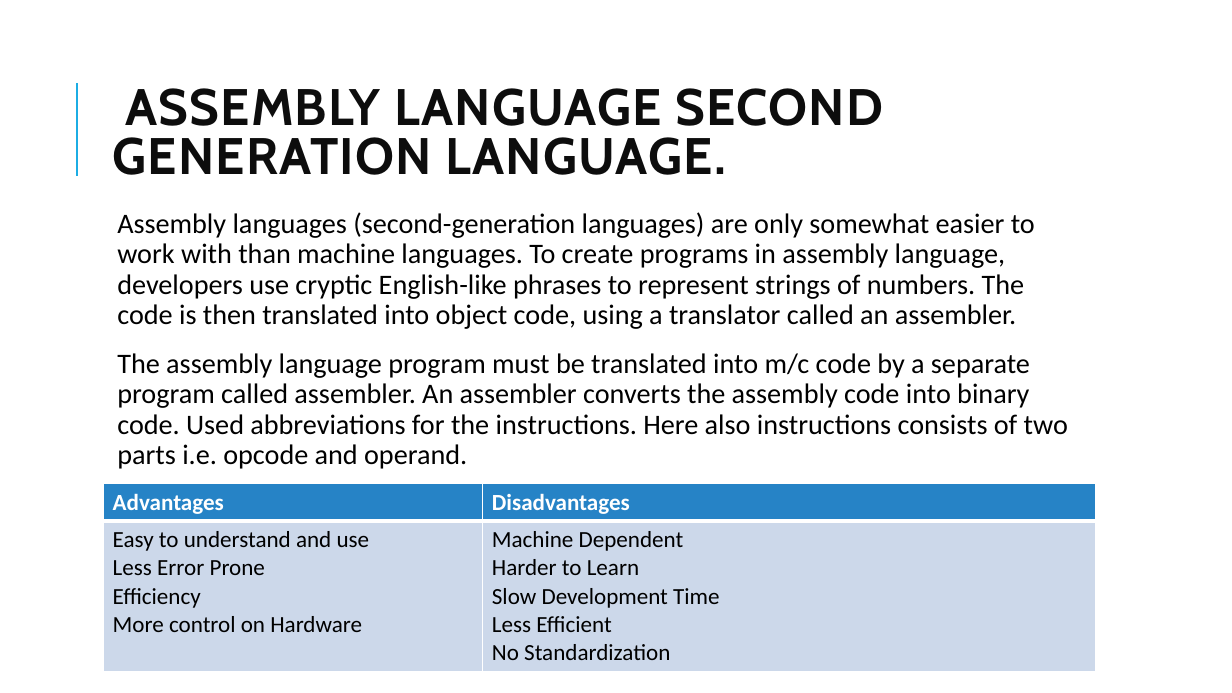
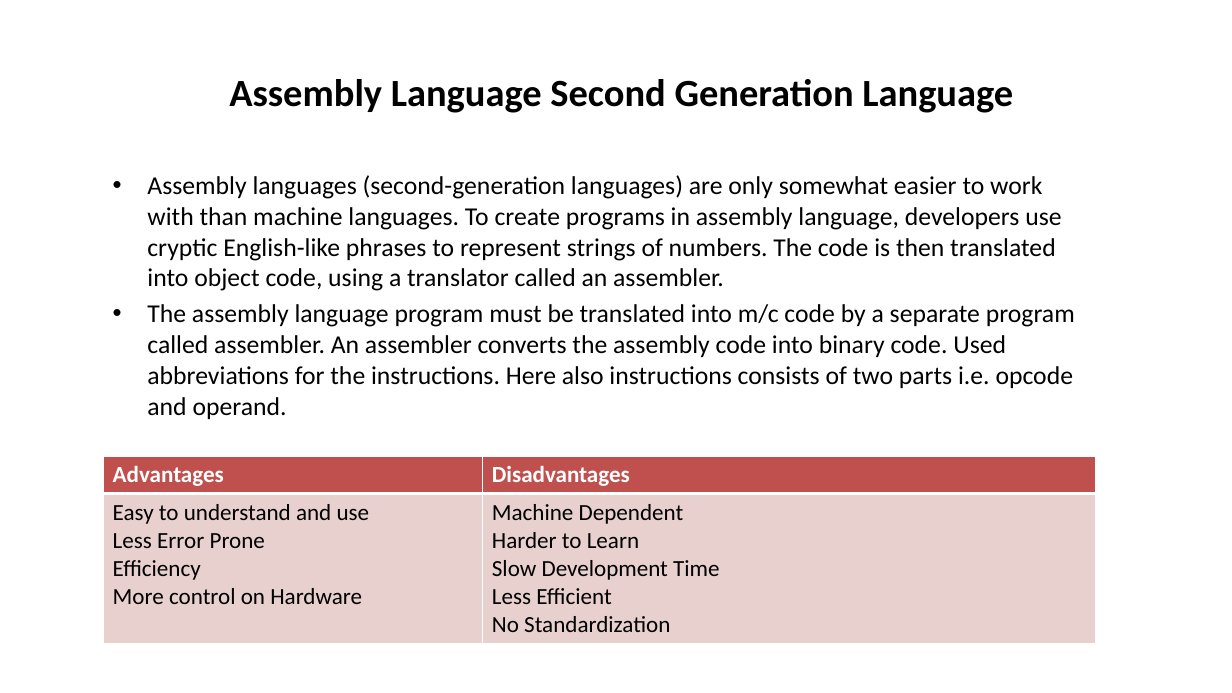
Before and after one commit to mahendra-shinde/JP, a slide deck: slide 4 of ritesh/Evolution and History of Programming Languages.pptx. Drawn at 1232x693 pixels with LibreOffice and Linux fonts; fonts in the diff are those of the drawing. Boxes give left, top, right and bottom in pixels: in the first picture for what was removed or moved away, otherwise in the second. Text is boxed around its words. In the diff, an @@ line names an element or a change of style, - is before the commit and + after.

```diff
--- a/ritesh/Evolution and History of Programming Languages.pptx
+++ b/ritesh/Evolution and History of Programming Languages.pptx
@@ line removed from (77, 176) to (77, 83) @@
@@ title at bbox=[229, 79, 1013, 113]: text changed; size 40 to 30 pt; font Cabin to Calibri; text colour #0D0D0D to #000000 @@
-ASSEMBLY LANGUAGE SECOND GENERATION LANGUAGE.
+Assembly Language Second Generation Language
@@ text "Assembly languages (second-generation languages) are ...": place and size @@
-text "Assembly languages (second-generation languages) are ..." at bbox=[117, 212, 1068, 469]
+text "Assembly languages (second-generation languages) are ..." at bbox=[147, 175, 1075, 419]
@@ text "Assembly languages (second-generation languages) are ..." at bbox=[147, 175, 1075, 419]: size 22 to 20 pt; bullet   to •; line spacing 0.9 to 1; less space between paragraphs @@
@@ table at bbox=[104, 457, 1095, 641] @@
@@ fill #2683C6 to #C0504D in row 1 @@
@@ fill #CDD9EA to #E8D0D0 in row 2 @@
@@ table: place and size @@
-table at bbox=[104, 483, 1095, 668]
+table at bbox=[104, 457, 1095, 641]
```
Also in this commit, not shown: 5 other slides changed, 3 slides added, 4 slides removed.
